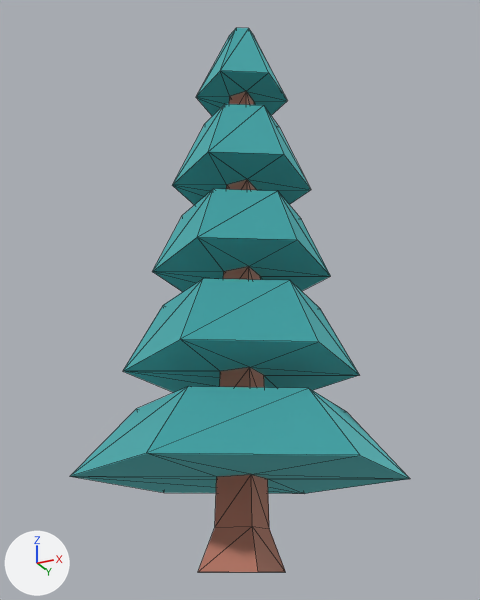
Before and after pictures for a commit that changed the glTF model assets/props/nature/tree_pineRoundA.glb.
Rendered twice from a 50 mm camera at (0.635, -1.282, -0.043) aimed at (-0.02, 0.029, 0.547). Every picture has the same lights, and +X, +Y and +Z are marked at lower left. The picture after the commit comes second. Mesh edges are drawn as thin lines. Where no turn or scale is listed for an object, it has been applied to the vertices. Vertices at exactly the same position are counted once.

Objects in the first picture: 'tree_pineRoundA'.
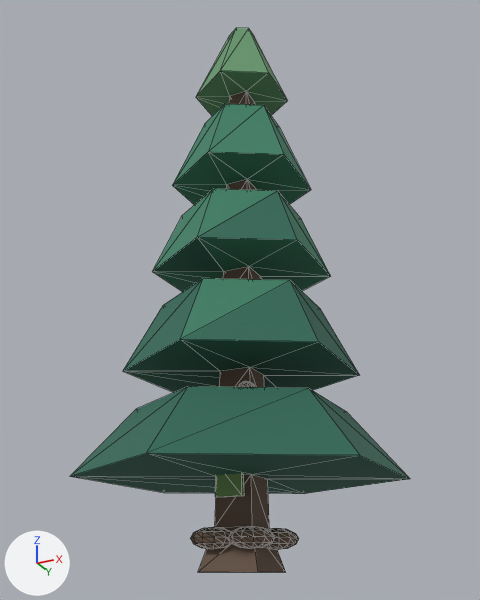
Patch to the scene script:
```diff
--- a/assets/props/nature/tree_pineRoundA.glb.py
+++ b/assets/props/nature/tree_pineRoundA.glb.py
@@ mat_pinelight_005 @@
+mat_pinelight_005 = principled_material('pineLight.005')
+mat_pinelight_005.base_color = (0.14, 0.33, 0.16)  # green #699b6f
+mat_pinelight_005.roughness = 0.8
@@ mat_pinedark_005 @@
+mat_pinedark_005 = principled_material('pineDark.005')
+mat_pinedark_005.base_color = (0.03, 0.15, 0.1)  # dark green #306c59
+mat_pinedark_005.roughness = 0.8
@@ mat_pinemid_005 @@
+mat_pinemid_005 = principled_material('pineMid.005')
+mat_pinemid_005.base_color = (0.05, 0.23, 0.14)  # green #3f8469
+mat_pinemid_005.roughness = 0.8
@@ mat_barkdark_005 @@
+mat_barkdark_005 = principled_material('barkDark.005')
+mat_barkdark_005.base_color = (0.15, 0.1, 0.07)  # brown #6c594b
+mat_barkdark_005.roughness = 0.9
@@ me_mesh_tree_pinerounda @@
-me_mesh_tree_pinerounda.from_pydata(...)  # 104 vertices, 204 faces; spans x -0.309..0.309, y -0.356..0.356, z 0.0..1.366
+me_mesh_tree_pinerounda.from_pydata(...)  # 484 vertices, 936 faces; spans x -0.309..0.309, y -0.356..0.356, z 0.0..1.366
+# me_mesh_tree_pinerounda part 1: a new loose piece, a UV sphere (12 segments, 6 rings, poles along z) spanning x 0.017..0.109, y -0.019..0.072, z 0.041..0.083, in mat_barkdark_005 (brown #6c594b)
+# me_mesh_tree_pinerounda part 2: a new loose piece, a UV sphere (12 segments, 6 rings, poles along z) spanning x -0.081..0.01, y -0.104..-0.013, z 0.041..0.083, in mat_barkdark_005 (brown #6c594b)
+# me_mesh_tree_pinerounda part 3: a new loose piece, a UV sphere (12 segments, 6 rings, poles along z) spanning x -0.001..0.09, y -0.097..-0.006, z 0.041..0.083, in mat_barkdark_005 (brown #6c594b)
+# me_mesh_tree_pinerounda part 4: a new loose piece, a UV sphere (12 segments, 6 rings, poles along z) spanning x 0.018..0.054, y -0.07..-0.034, z 0.347..0.372, in mat_barkdark_005 (brown #6c594b)
+# me_mesh_tree_pinerounda part 5: a new loose piece, a box spanning x -0.029..0.029, y -0.063..-0.052, z 0.14..0.208, in mat_moss_005 (green #6f9559)
+# me_mesh_tree_pinerounda part 6: 50 faces spanning x -0.065..0.065, y -0.065..0.065, z 0.0..1.153 switch from mat_woodbarkdark (beige #e7b5a4) to mat_barkdark_005 (brown #6c594b)
+# me_mesh_tree_pinerounda part 7: 65 faces spanning x -0.309..0.309, y -0.356..0.356, z 0.183..0.801 switch from mat_leafsdark (cyan #72d3d5) to mat_pinedark_005 (dark green #306c59)
+# me_mesh_tree_pinerounda part 8: 32 faces spanning x -0.149..0.105, y -0.121..0.121, z 0.884..1.366 switch from mat_leafsdark (cyan #72d3d5) to mat_pinelight_005 (green #699b6f)
+# me_mesh_tree_pinerounda part 9: 57 faces spanning x -0.182..0.182, y -0.263..0.21, z 0.408..1.07 switch from mat_leafsdark (cyan #72d3d5) to mat_pinemid_005 (green #3f8469)
+# other edits to the shape of me_mesh_tree_pinerounda do not show in these pictures
+me_mesh_tree_pinerounda.materials.append(mat_moss_005)  # green #6f9559
@@ ob_tmpparent @@
-ob_tmpparent = bpy.data.objects.new('tmpParent', None)
```

What differs and where, as boxes (x1, y1, x2, y2) in the pictures (480 x 600 px):
part 1 of me_mesh_tree_pinerounda, added: after (266, 528, 299, 550)
part 2 of me_mesh_tree_pinerounda, added: after (190, 527, 232, 549)
part 3 of me_mesh_tree_pinerounda, added: after (228, 526, 275, 549)
part 4 of me_mesh_tree_pinerounda, added: after (238, 381, 255, 387)
part 5 of me_mesh_tree_pinerounda, added (green): after (215, 473, 244, 497)
part 6 of me_mesh_tree_pinerounda, recoloured: (198, 91, 285, 572) in both
part 7 of me_mesh_tree_pinerounda, recoloured (cyan to dark green): (70, 191, 410, 494) in both
part 8 of me_mesh_tree_pinerounda, recoloured (cyan to green): (196, 28, 287, 116) in both
part 9 of me_mesh_tree_pinerounda, recoloured (cyan to green): (153, 104, 331, 339) in both
